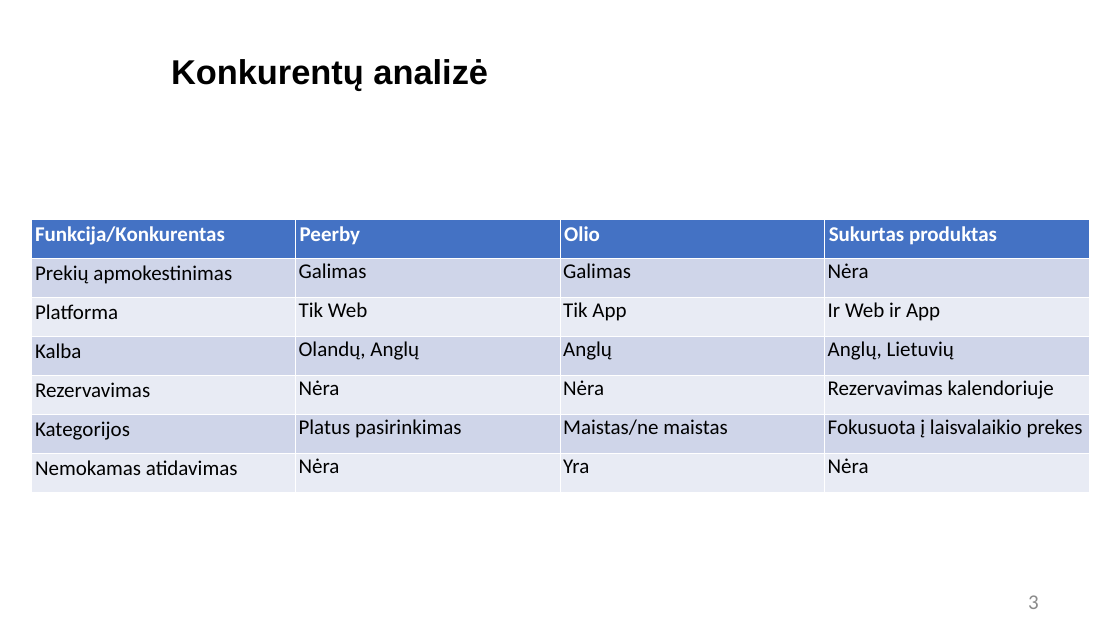
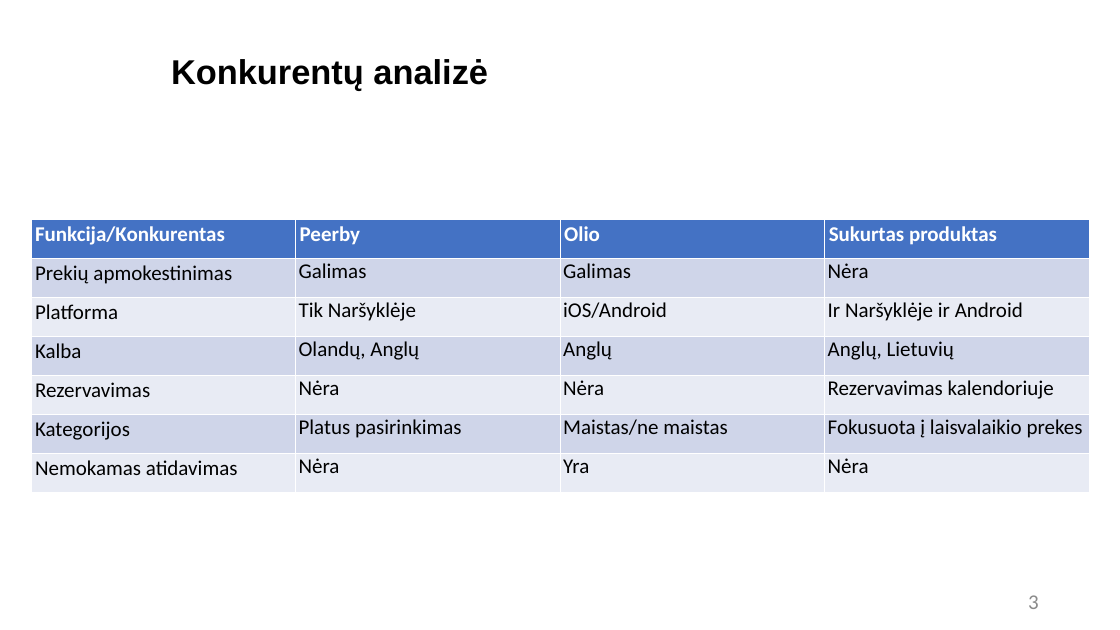
Before and after one commit to RedasNiuklys/Laisvalaikio-preki--dalinimosi-platforma, a slide deck: slide 3 of Office_stuff/Tarpinio Gynimo skaidrės.pptx. Drawn at 1120x630 pixels with LibreOffice and Linux fonts; fonts in the diff are those of the drawing; background and template pictures are left out. Boxes give left, top, right and bottom in pixels: in the first picture for what was removed or moved away, otherwise in the second. Text is boxed around its words. In the diff, an @@ line names an element or a change of style, - is before the commit and + after.

```diff
--- a/Office_stuff/Tarpinio Gynimo skaidrės.pptx
+++ b/Office_stuff/Tarpinio Gynimo skaidrės.pptx
@@ table at (31,219,1089,493) @@
-row 3: Platforma | Tik Web | Tik App | Ir Web ir App
+row 3: Platforma | Tik Naršyklėje | iOS/Android | Ir Naršyklėje ir Android
```
Also in this commit, not shown: 6 other slides changed, 23 other files.
